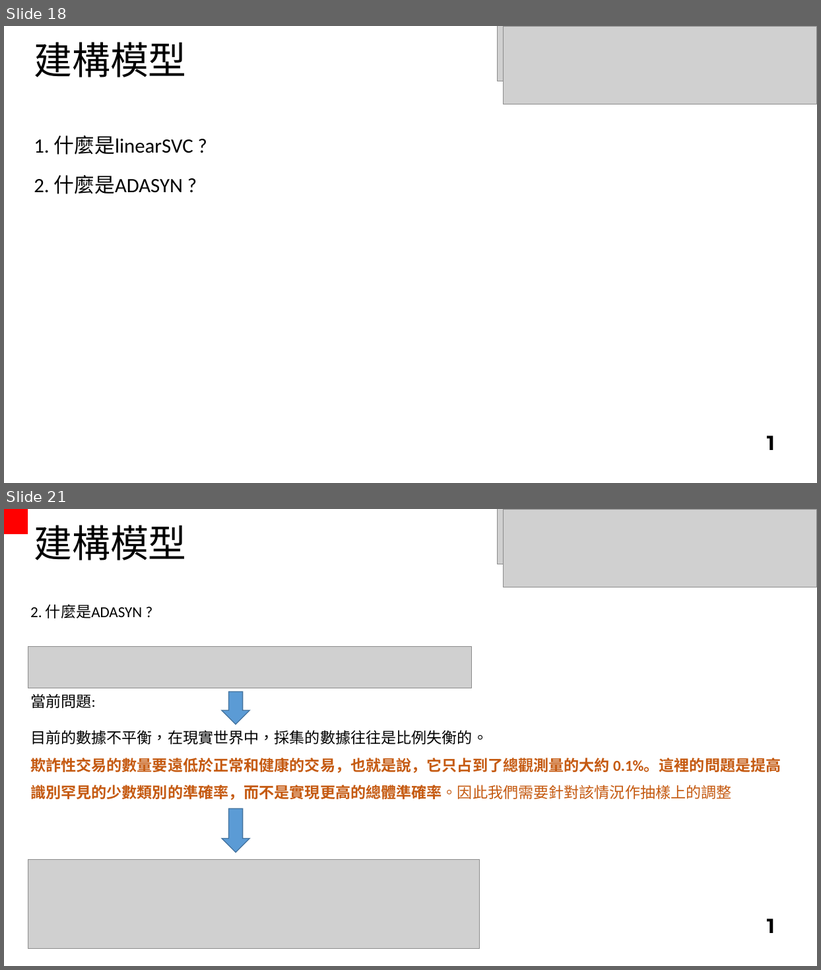
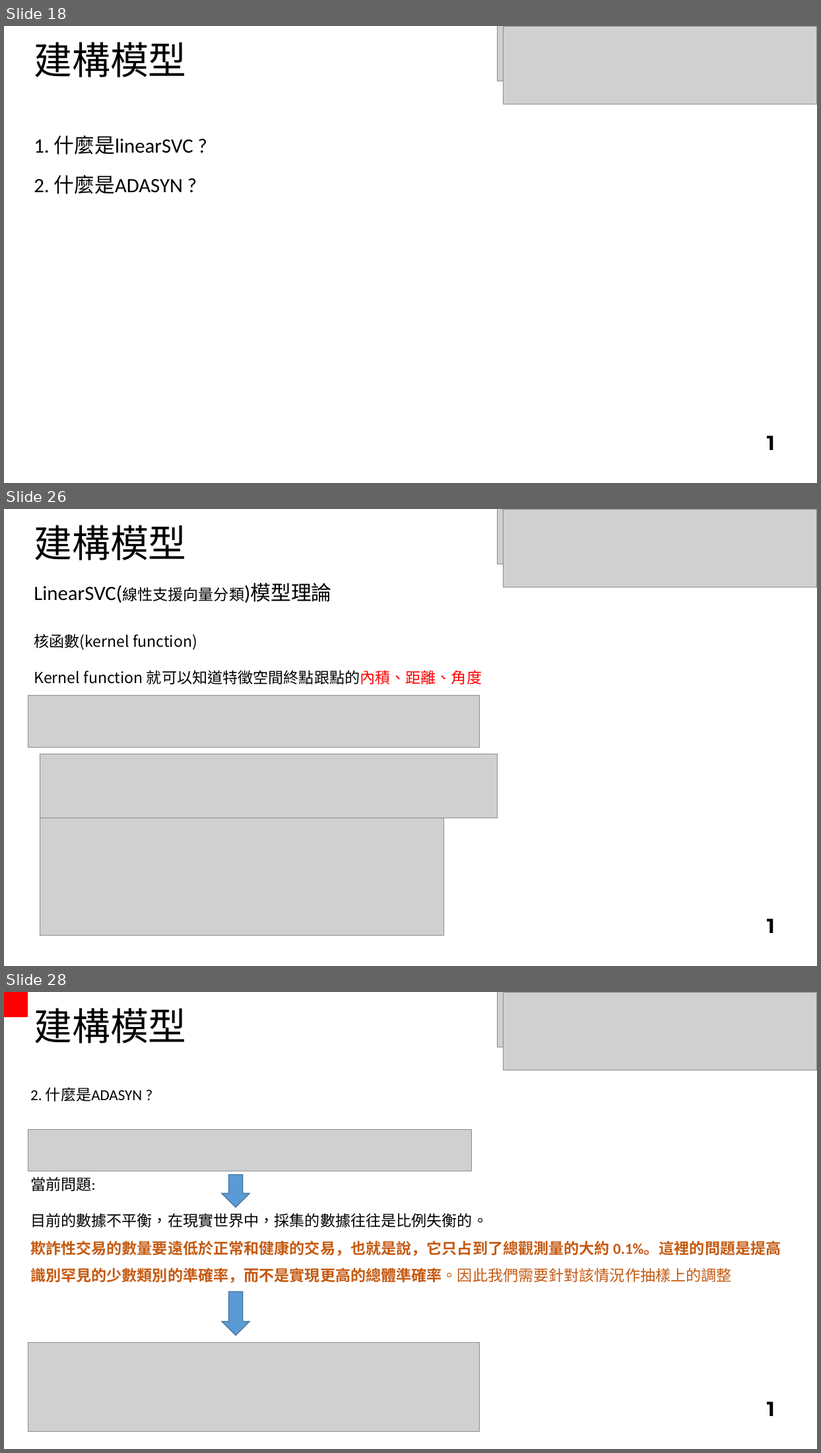
Before and after one commit to cgit6/AML_SVM, a slide deck: AML detection.pptx. Shown one above the other, each under a label of ours: slides 18 and 21 before the commit, slides 18, 26 and 28 after it; the slides between them are not shown. The pictures are 821x970 and 821x1453 pixels, drawn with LibreOffice and Linux fonts; fonts in the diff are those of the drawing; grey boxes stand for pictures. Boxes give left, top, right and bottom in pixels: in the first picture for what was removed or moved away, otherwise in the second. Text is boxed around its words. In the diff, an @@ line names an element or a change of style, - is before the commit and + after.

```diff
--- a/AML detection.pptx
+++ b/AML detection.pptx
@@ slide 26 added at (4, 509, 817, 966), background #FFFFFF @@
@@ text added at (34, 525, 187, 560), 45 pt, text #000000 @@
+建構模型
@@ picture added at (498, 509, 817, 564) @@
@@ picture added at (504, 509, 817, 587) @@
@@ text added at (34, 584, 332, 603), 24 pt, text #000000 @@
+LinearSVC(線性支援向量分類)模型理論
@@ text added at (34, 634, 482, 685), 18 pt, text #000000 @@
+核函數(kernel function)
+Kernel function 就可以知道特徵空間終點跟點的內積、距離、角度
@@ picture added at (28, 695, 480, 747) @@
@@ picture added at (40, 755, 498, 819) @@
@@ picture added at (40, 819, 444, 936) @@
@@ text added at (767, 919, 775, 933), 24 pt, text #000000, bold @@
+1
@@ what was slide 21 is now slide 28 @@
```
Also in this commit, not shown: 7 slides changed, 7 other slides added.
